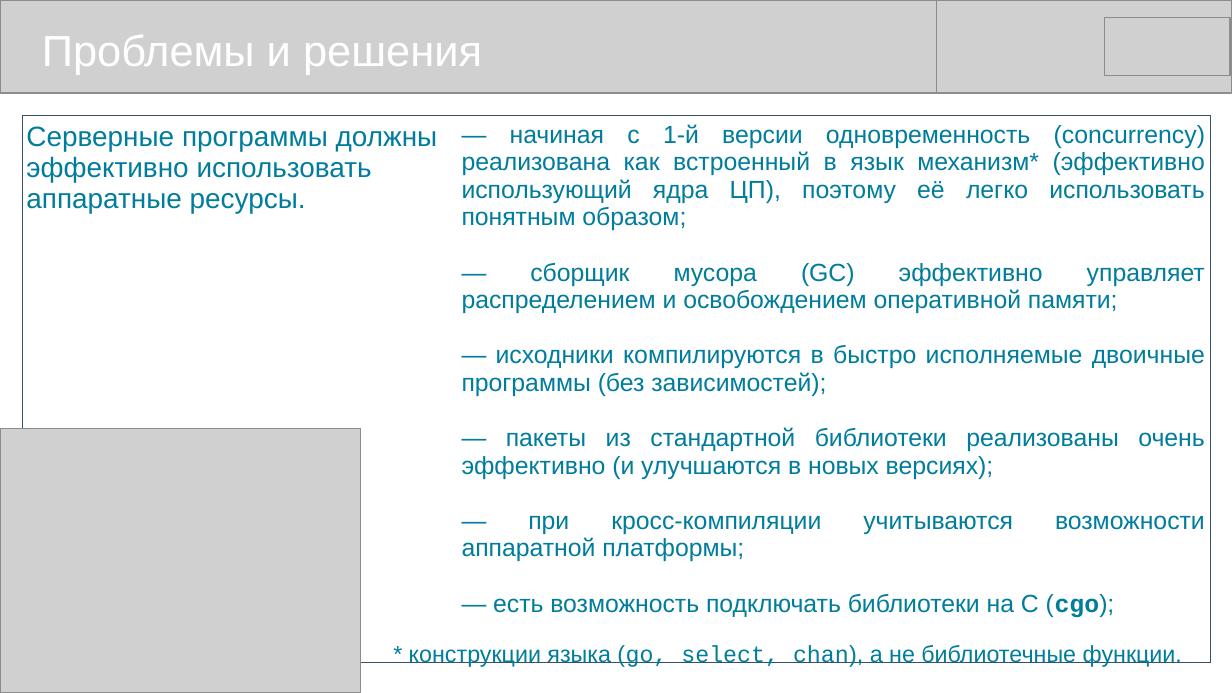
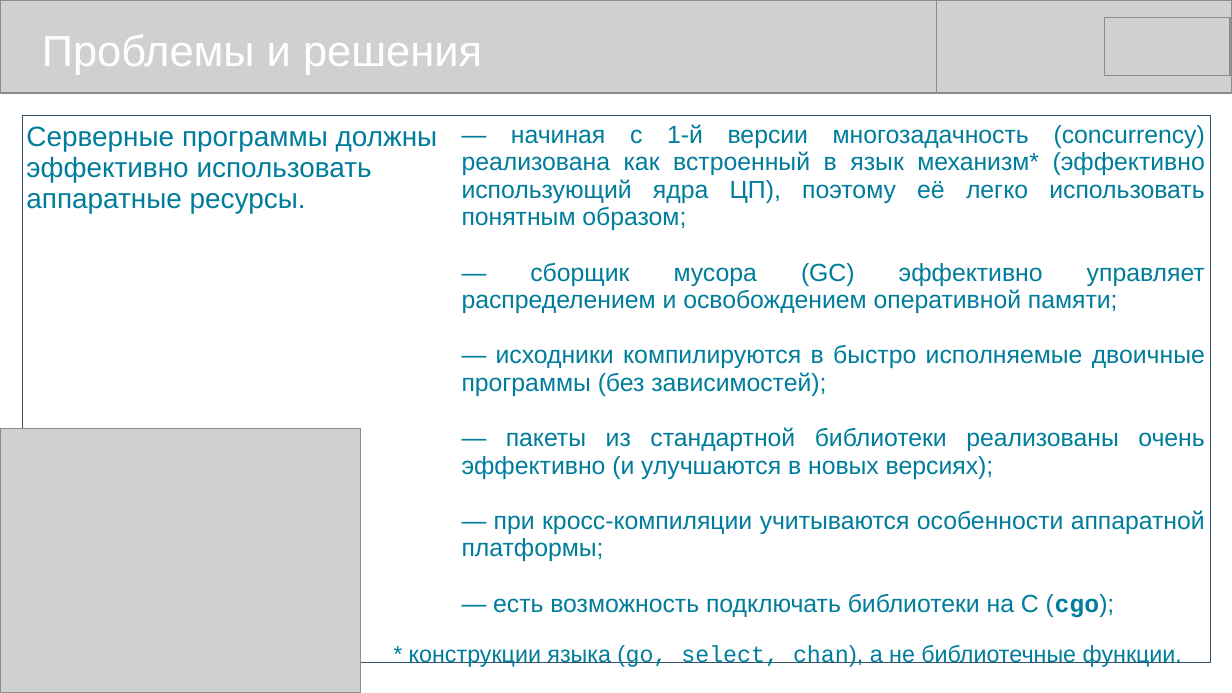
Before and after one commit to mike-shock/Go_language, a slide deck: slide 13 of view/Go_View.odp. Drawn at 1232x693 pixels with LibreOffice and Linux fonts; fonts in the diff are those of the drawing; grey boxes stand for pictures. Boxes give left, top, right and bottom in pixels: in the first picture for what was removed or moved away, otherwise in the second. Text is boxed around its words. In the diff, an @@ line names an element or a change of style, - is before the commit and + after.

```diff
--- a/view/Go_View.odp
+++ b/view/Go_View.odp
@@ table at (22,115,1211,623) @@
-row 1, column 2: — начиная с 1-й версии одновременность (concurrency) реализована как встроенный в язык механизм* (эффективно использующий ядра ЦП), поэтому её легко использовать понятным образом; / — сборщик мусора (GC) эффективно управляет распределением и освобождением оперативной памяти; / — исходники компилируются в быстро исполняемые двоичные программы (без зависимостей); / — пакеты из стандартной библиотеки реализованы очень эффективно (и улучшаются в новых версиях); / — при кросс-компиляции учитываются возможности аппаратной платформы; / — есть возможность подключать библиотеки на С (cgo);
+row 1, column 2: — начиная с 1-й версии многозадачность (concurrency) реализована как встроенный в язык механизм* (эффективно использующий ядра ЦП), поэтому её легко использовать понятным образом; / — сборщик мусора (GC) эффективно управляет распределением и освобождением оперативной памяти; / — исходники компилируются в быстро исполняемые двоичные программы (без зависимостей); / — пакеты из стандартной библиотеки реализованы очень эффективно (и улучшаются в новых версиях); / — при кросс-компиляции учитываются особенности аппаратной платформы; / — есть возможность подключать библиотеки на С (cgo);
```
Also in this commit, not shown: 12 other slides changed, 3 other files.
